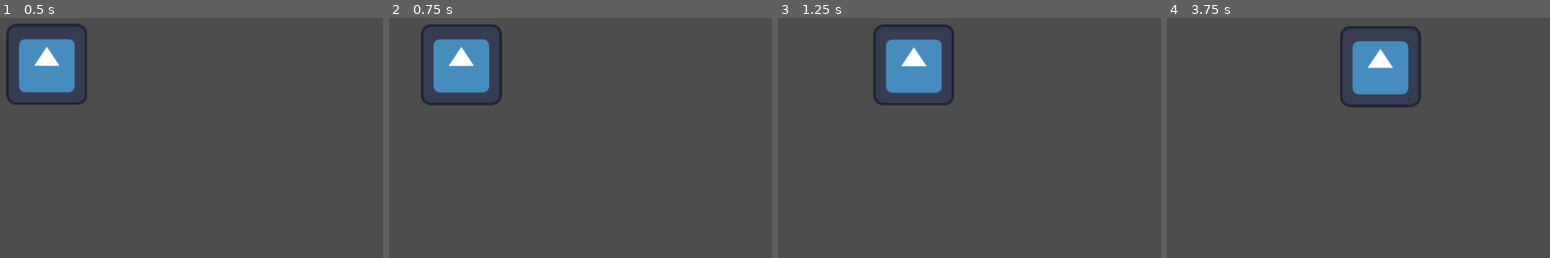
Above: before the commit, frames 1-4 (left to right).
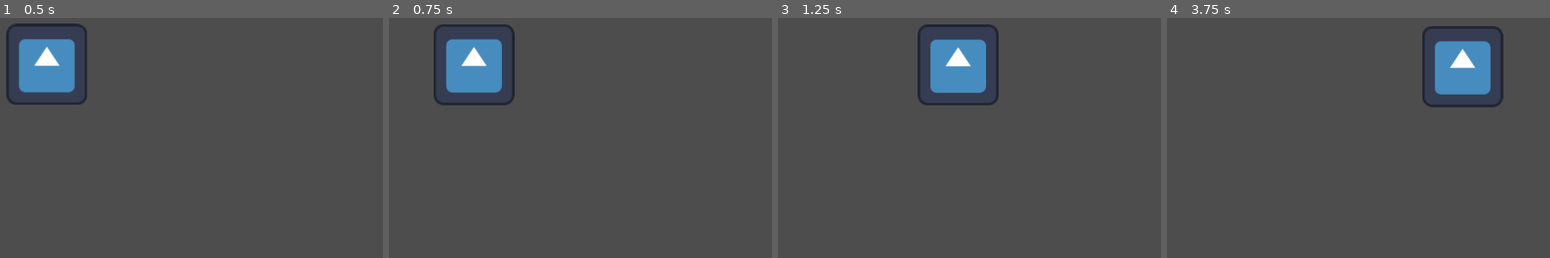
Above: after the commit, the same moments.

Repository: Mario-King-64/SunCreamer
Game: Godot game, scene res://Map/map.tscn
Two runs of this game, one before a commit and one after it. Both use one fixed random seed, a clock stepped at 60 frames per second and the inputs below. The engine's default icon, where the game draws it, is replaced by a stand-in: a white triangle on a blue panel in a dark square.
Inputs:
- Up to frame 1 (0.5 s): no input
- Up to frame 2 (0.75 s): tap Enter at 0.5 s; hold Right (right) from 0.53 s (still down)
- Up to frame 3 (1.25 s): keep holding Right (right)
- Up to frame 4 (3.75 s): release Right (right) at 1.28 s; hold Down (down) 1.28-2.03 s; hold Right (right) 2.03-2.78 s; hold Up (up) 2.78-3.53 s; hold Left (left) from 3.53 s (still down)

Frame 1 is identical in both runs. In frame 2, 2.9% of the frame differs, in the area x 8-33%, y 2-37%; in frame 3, 6.4%; in frame 4, 8.6%, in the area x 45-88%, y 3-38%.

Commit message:
teleport from side to side when exiting view

Diff:
--- a/Map/Logo.gd
+++ b/Map/Logo.gd
@@ -1,7 +1,7 @@
 extends Sprite2D
 
 var pos: Vector2 = Vector2.ZERO
-const speed: int = 200
+const speed: int = 300
 var test_scale: int = 1
 
 # Called when the node enters the scene tree for the first time.
--- a/Map/map.gd
+++ b/Map/map.gd
@@ -5,6 +5,7 @@
 # Called when the node enters the scene tree for the first time.
 func _ready():
 	$Logo.rotation_degrees = 0 ##Use 90 for testing
+
 
 #	for i in test_array:
 #		print(i)
@@ -17,11 +18,17 @@
 #	if $Logo.rotation_degrees > 245:
 #		$Logo.rotation_degrees = 0
 
-	if $Logo.position.x > 1000:
+	if $Logo.position.x > 1152:
 		$Logo.pos.x = 0
 
 	if $Logo.position.x < 0:
-		$Logo.pos.x = 1000
+		$Logo.pos.x = 1152
+
+	if $Logo.position.y > 648:
+		$Logo.pos.y = 0
+
+	if $Logo.position.y < 0:
+		$Logo.pos.y = 648
 
 	if Input.is_action_pressed("left"):
 		$Logo.pos.x -= $Logo.speed * delta
